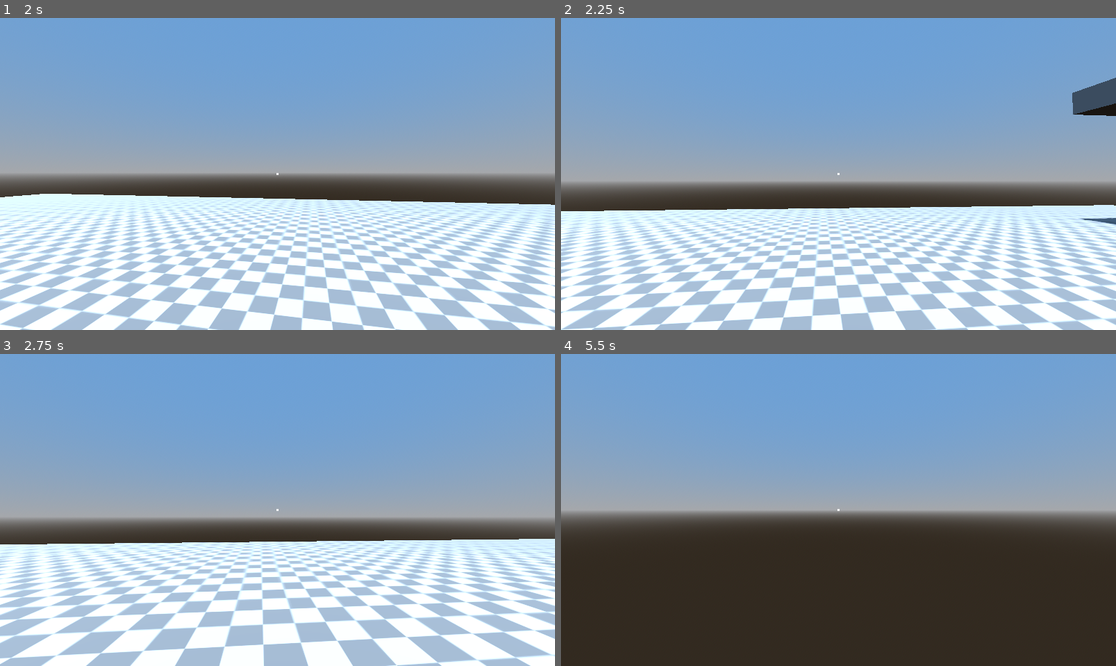
Above: before the commit, frames 1-4 (two rows, left to right).
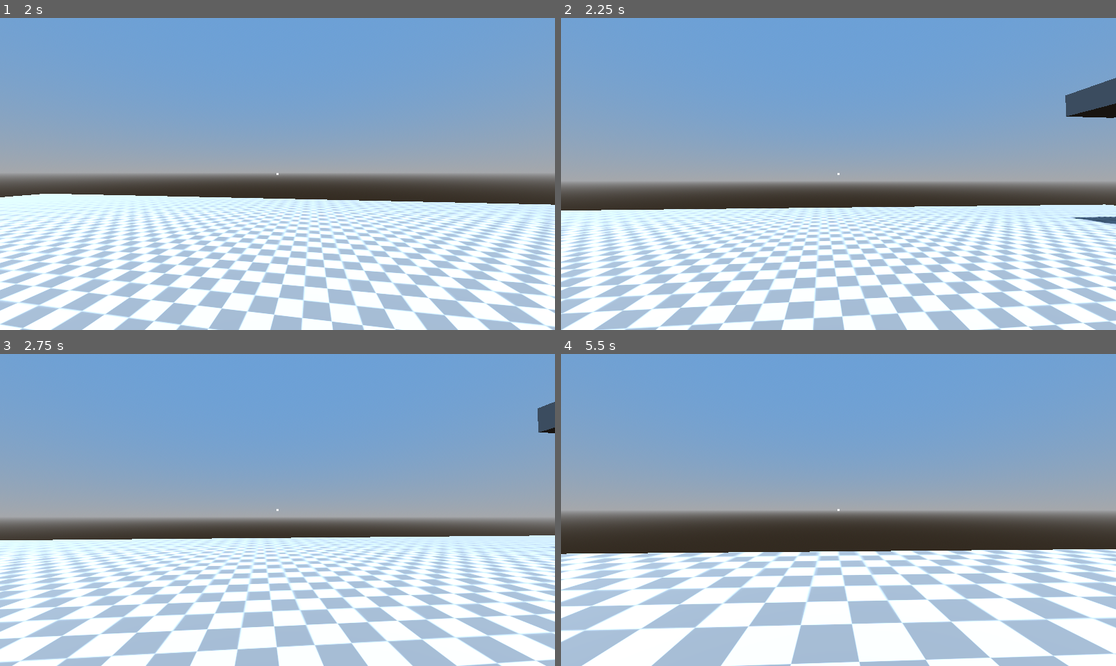
Above: after the commit, the same moments.

Repository: jwund7/game_testing
Game: Godot game, scene res://world/world.tscn
The game is run twice, just before and just after one commit, with the same random seed, the same clock (stepped at 60 frames per second) and the same inputs.
Inputs (mouse positions are in pixels of both pictures, inside the frame that each line leads up to):
- Up to frame 1 (2 s): tap Enter at 0.5 s; move the mouse to (305, 174) at 0.52 s; hold Shift (sprint) 0.53-1.28 s; hold W (forward) from 0.53 s (still down); tap Space (jump) at 0.77, 1.52 s; move the mouse to (249, 174) at 1.27 s; tap E (grapple) at 1.35 s; tap Shift (sprint) at 1.55 s
- Up to frame 2 (2.25 s): keep holding W (forward); move the mouse to (849, 167) at 2.02 s; hold Shift (sprint) from 2.03 s (still down); right-click (849, 167) at 2.1 s
- Up to frame 3 (2.75 s): keep holding W (forward); keep holding Shift (sprint)
- Up to frame 4 (5.5 s): keep holding W (forward); move the mouse to (832, 516) at 2.77 s; release Shift (sprint) at 2.78 s; tap Shift (sprint) at 2.85, 4.55 s; tap Space (jump) at 3.02, 3.77, 4.52 s; move the mouse to (877, 513) at 3.52 s; hold Shift (sprint) 3.53-4.28 s; move the mouse to (794, 506) at 4.27 s; tap E (grapple) at 4.35 s; move the mouse to (844, 510) at 5.02 s; hold Shift (sprint) from 5.03 s (still down); right-click (844, 510) at 5.1 s

Frame 1 is identical in both runs. In frame 2, 31% of the frame differs, in the area x 0-100%, y 19-100%; in frame 3, 27%; in frame 4, 37%, in the area x 0-100%, y 62-100%.

Commit message:
reduced speed on crouch

Diff:
--- a/game_1/player/ability_controller.gd
+++ b/game_1/player/ability_controller.gd
@@ -7,12 +7,12 @@
 var selected_ability: String
 
 # crouch ability variables
+@export var is_crouched: bool = false
 var base_crouch_cooldown: float = 1.5
 var crouch_cooldown: float = 0.0
 var base_height: float = 1.8
 var crouch_height: float = 0.4
 var crouch_time: float
-var is_crouched: bool = false
 
 func _ready() -> void:
 	# placeholder, could change when more abilities are added
--- a/game_1/player/player.gd
+++ b/game_1/player/player.gd
@@ -6,10 +6,12 @@
 @onready var cam_mount: Node3D = $Head
 @onready var camera: Camera3D = $Head/PlayerCam
 @onready var grapple_controller: Node = $GrappleController
+@onready var ability_controller: Node = $AbilityController
 
 const SENS: float = 0.35
 
 # ground movement variables
+var crouch_speed: float = 2.5
 var walk_speed: float = 3.5
 var sprint_speed: float = 4.5
 var ground_accel: float = 14.0
@@ -30,10 +32,15 @@
 	Input.mouse_mode = Input.MOUSE_MODE_CAPTURED
 
 func get_move_speed() -> float:
-	if Input.is_action_pressed("sprint"):
-		return sprint_speed
+	# prevent sprinting and return crouch speed if player is using crouch ability
+	if ability_controller.is_crouched:
+		return crouch_speed
+	# otherwise, return speed based on if player is sprinting
 	else:
-		return walk_speed
+		if Input.is_action_pressed("sprint"):
+			return sprint_speed
+		else:
+			return walk_speed
 
 func jump() -> void:
 	# propel player upwards
@@ -89,11 +96,13 @@
 	var input_dir := Input.get_vector("left", "right", "forward", "backward")
 	var direction := (cam_mount.transform.basis * Vector3(input_dir.x, 0, input_dir.y)).normalized()
 	if is_on_floor():
+		# always run ground physics if on floor
 		_ground_physics(delta, direction)
 		# if there is a jump buffered, jump
 		if jump_buffer == true:
 			jump()
 	else:
+		# always run air physics if not on floor
 		_air_physics(delta, direction)
 
 	# jumping
